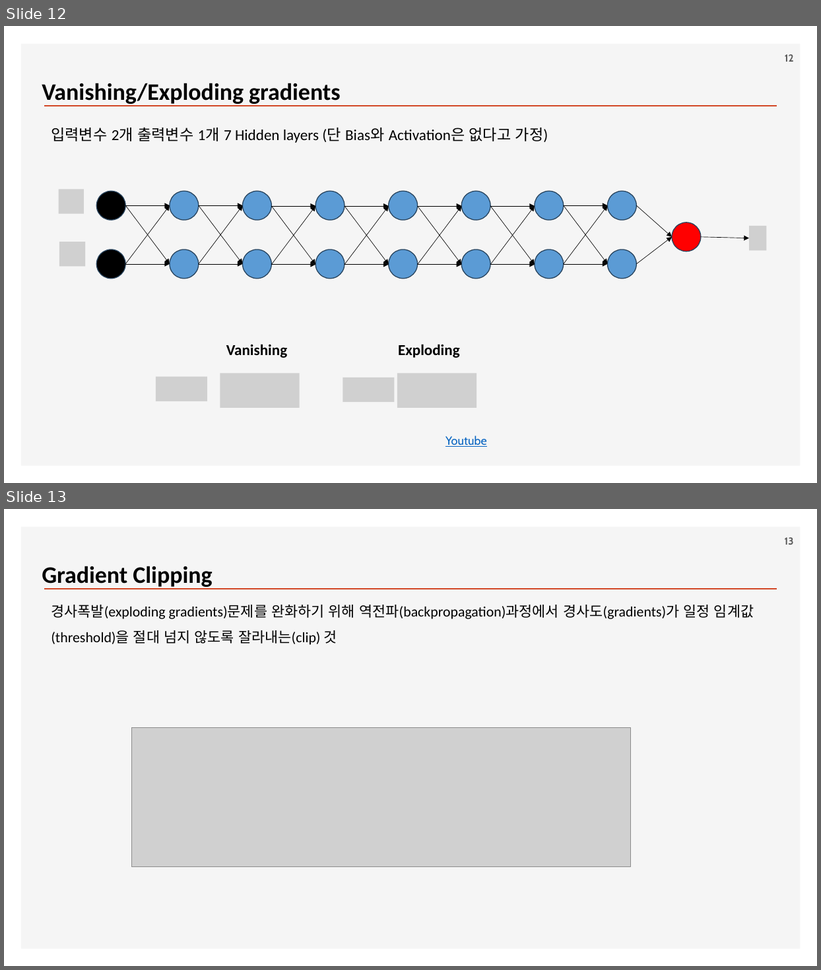
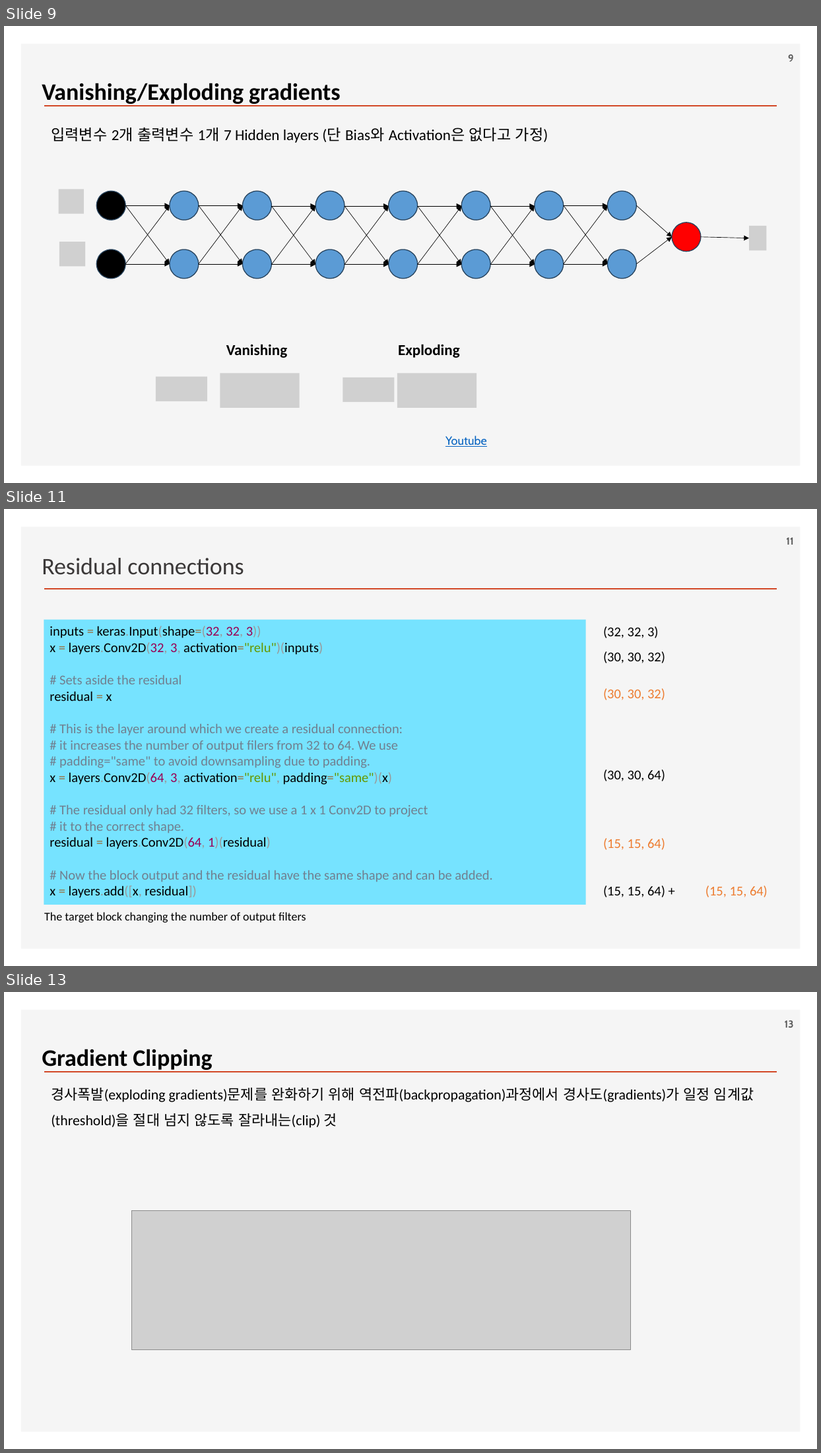
Before and after one commit to ancestor9/2026_Fall_Deep-Learning-with-Python, a slide deck: Chapter 09 ConvNet architecture patterns.pptx. Shown one above the other, each under a label of ours: slides 12 and 13 before the commit, slides 9, 11 and 13 after it; the slides between them are not shown. The pictures are 821x970 and 821x1453 pixels, drawn with LibreOffice and Linux fonts; fonts in the diff are those of the drawing; grey boxes stand for pictures; background and template pictures are left out. Boxes give left, top, right and bottom in pixels: in the first picture for what was removed or moved away, otherwise in the second. Text is boxed around its words. In the diff, an @@ line names an element or a change of style, - is before the commit and + after.

```diff
--- a/Chapter 09 ConvNet architecture patterns.pptx
+++ b/Chapter 09 ConvNet architecture patterns.pptx
@@ slide 11 added at (x1=4, y1=509, x2=817, y2=966), background #FFFFFF; not listed: 2 template elements that a slide beside it also shows @@
@@ page number added at (x1=786, y1=537, x2=793, y2=545), 12 pt, text #595959, bold @@
+11
@@ text added at (x1=42, y1=558, x2=244, y2=575), 28 pt, text #3B3838 @@
+Residual connections
@@ rectangle added at (x1=44, y1=619, x2=586, y2=905), fill #76E3FF, 16 pt, text #708090 @@
+inputs = keras.Input(shape=(32, 32, 3))
+x = layers.Conv2D(32, 3, activation="relu")(inputs)
+# Sets aside the residual
+residual = x
+# This is the layer around which we create a residual connection:
+# it increases the number of output filers from 32 to 64. We use
+# padding="same" to avoid downsampling due to padding.
+x = layers.Conv2D(64, 3, activation="relu", padding="same")(x)
+# The residual only had 32 filters, so we use a 1 x 1 Conv2D to project
+# it to the correct shape.
+residual = layers.Conv2D(64, 1)(residual)
+# Now the block output and the residual have the same shape and can be added.
+x = layers.add([x, residual])
@@ text added at (x1=603, y1=626, x2=659, y2=638), 16 pt, text #000000 @@
+(32, 32, 3)
@@ text added at (x1=603, y1=652, x2=665, y2=663), 16 pt, text #000000 @@
+(30, 30, 32)
@@ text added at (x1=603, y1=689, x2=665, y2=700), 16 pt, text #ED7D31 @@
+(30, 30, 32)
@@ text added at (x1=603, y1=770, x2=665, y2=782), 16 pt, text #000000 @@
+(30, 30, 64)
@@ text added at (x1=603, y1=838, x2=665, y2=850), 16 pt, text #ED7D31 @@
+(15, 15, 64)
@@ text added at (x1=603, y1=886, x2=665, y2=898), 16 pt, text #000000 @@
+(15, 15, 64) +
@@ text added at (x1=706, y1=886, x2=768, y2=898), 16 pt, text #ED7D31 @@
+(15, 15, 64)
@@ text added at (x1=44, y1=912, x2=306, y2=923), 14 pt, text #000000 @@
+The target block changing the number of output filters
@@ what was slide 12 is now slide 9 @@
@@ page number at (x1=788, y1=54, x2=794, y2=62): text changed @@
-12
+9
```
Also in this commit, not shown: 6 slides changed, 7 other slides added, 1 other file.
